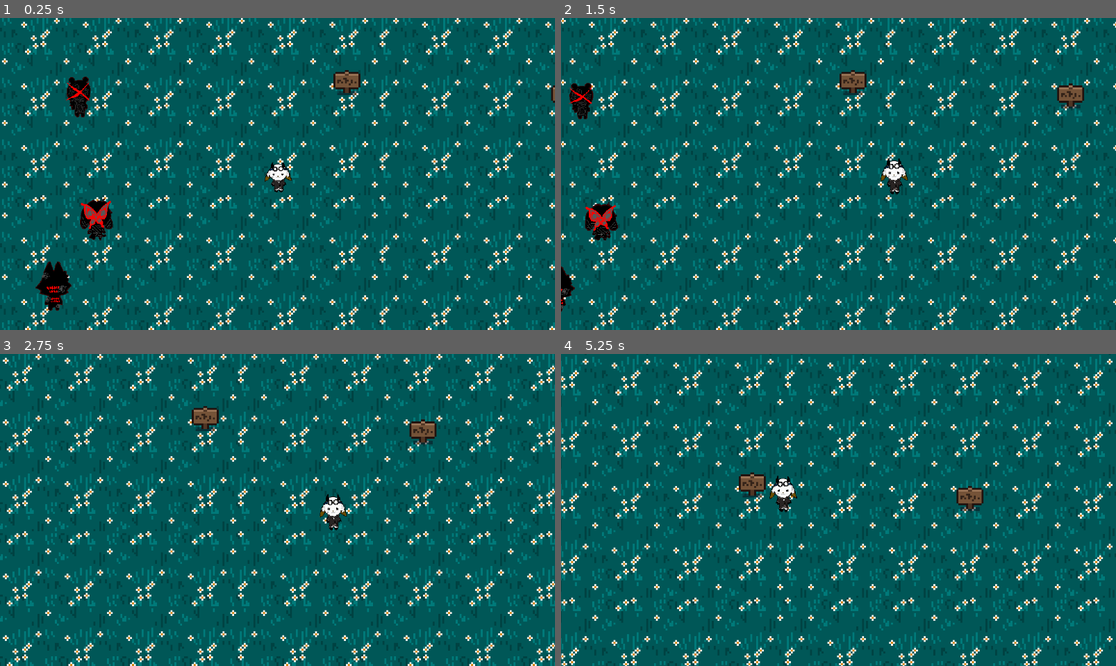
Above: before the commit, frames 1-4 (two rows, left to right).
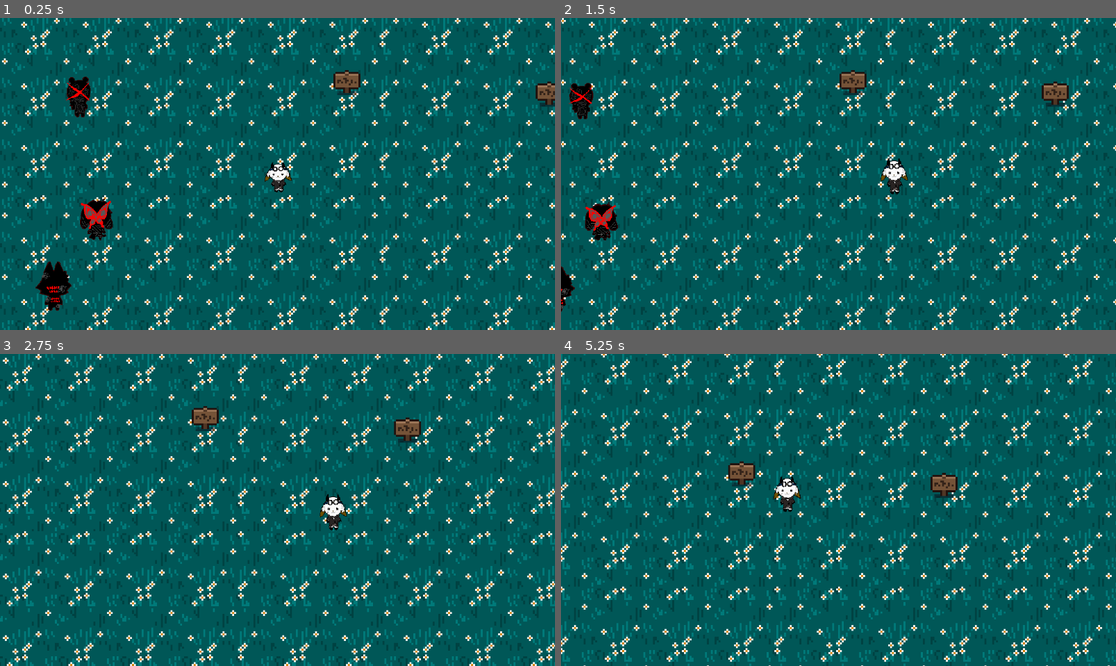
Above: after the commit, the same moments.

Repository: superkitty1549/hackathonghrepo3
Game: Godot game, scene res://scenes/game.tscn
Same seed, same stepped clock (60 frames per second), same inputs: the game is played once before the commit and once after it.
Inputs:
- Up to frame 1 (0.25 s): no input
- Up to frame 2 (1.5 s): tap Enter (ui_accept) at 0.5, 0.77 s; hold D (move_right) 0.53-1.28 s; hold E (interact) 0.53-1.28 s; hold S (move_down) from 1.28 s (still down); tap Space (attack) at 1.35 s
- Up to frame 3 (2.75 s): tap Enter (ui_accept) at 1.52 s; tap E (interact) at 1.55 s; release S (move_down) at 2.03 s; hold D (move_right) from 2.03 s (still down); hold E (interact) from 2.03 s (still down)
- Up to frame 4 (5.25 s): release D (move_right) at 2.78 s; release E (interact) at 2.78 s; hold W (move_up) 2.78-3.53 s; tap E (interact) at 2.85, 3.8, 4.35 s; tap Enter (ui_accept) at 3.02, 3.77, 4.25, 4.52 s; hold Space (attack) 3.53-4.28 s; hold A (move_left) 3.53-5.03 s; hold S (move_down) from 5.03 s (still down); hold E (interact) from 5.03 s (still down)

The runs differ from the first frame. In frame 1, 0.2% of the frame differs, in the area x 96-100%, y 20-29%; in frame 2, 0.5%; in frame 3, 0.5%; in frame 4, 25%, in the area x 0-100%, y 0-100%.

Commit message:
um e isnt doing anything

Diff:
--- a/actors/player/player.tscn
+++ b/actors/player/player.tscn
@@ -686,7 +686,6 @@
 
 [node name="Player" type="CharacterBody2D" node_paths=PackedStringArray("anim_player", "anim_tree")]
 y_sort_enabled = true
-collision_layer = 2
 script = ExtResource("1_22mku")
 anim_player = NodePath("AnimationPlayer")
 anim_tree = NodePath("AnimationTree")
--- a/objects/others/sign.gd
+++ b/objects/others/sign.gd
@@ -1,4 +1,4 @@
-extends Node2D  # ✅ Keep this as Node2D
+extends Node2D
 
 @export var messages: Array[String] = ["Hello, traveler!", "This is a sign.", "Press E to interact, and Enter to continue."]
 
@@ -11,17 +11,22 @@
 
 func _ready():
 	dialog_ui.visible = false  # Hide dialog at start
-	area.body_entered.connect(_on_body_entered)  # ✅ Ensure signal is connected
+	area.body_entered.connect(_on_body_entered)
 	area.body_exited.connect(_on_body_exited)
 
 func _process(delta):
 	if Input.is_action_just_pressed("interact"):
 		print("E Pressed!")  # Debugging
+
+	if player_near:
+		print("✅ player_near is TRUE")  # Debugging
+
 	if player_near and Input.is_action_just_pressed("interact"):
-		print("Interacting with sign!")  # Debugging
+		print("🎬 Starting dialogue!")  # Debugging
 		start_dialog()
 
 func start_dialog():
+	print("📜 Showing dialogue!")  # Debugging
 	dialog_ui.visible = true
 	message_index = 0
 	show_message()
@@ -38,16 +43,20 @@
 		show_message()
 
 func end_dialog():
+	print("❌ Closing dialogue!")  # Debugging
 	dialog_ui.visible = false
 
 func _on_body_entered(body):
-	print("Something entered:", body.name)  # Debugging
+	print("🔥 body_entered triggered!")
+	print("Something entered:", body.name)
+
 	if body.is_in_group("player"):
-		print("✅ Player entered sign area!")  # Debugging
+		print("✅ Player entered sign area! Setting player_near = true")
 		player_near = true
 
 func _on_body_exited(body):
-	print("Something exited:", body.name)  # Debugging
+	print("Something exited:", body.name)
+
 	if body.is_in_group("player"):
-		print("✅ Player left sign area!")  # Debugging
+		print("✅ Player left sign area! Setting player_near = false")
 		player_near = false
--- a/objects/others/sign.tscn
+++ b/objects/others/sign.tscn
@@ -3,7 +3,7 @@
 [ext_resource type="Texture2D" uid="uid://bxenar7xjx43v" path="res://assets/sprites/objects/objects.png" id="1_rabyf"]
 
 [sub_resource type="CircleShape2D" id="CircleShape2D_3phin"]
-radius = 5.0
+radius = 6.0
 
 [node name="Sign" type="StaticBody2D"]
 y_sort_enabled = true
--- a/scenes/level1.tscn
+++ b/scenes/level1.tscn
@@ -9,7 +9,7 @@
 [ext_resource type="PackedScene" uid="uid://fial3xweeepx" path="res://objects/others/sign.tscn" id="9_qkr35"]
 
 [sub_resource type="CircleShape2D" id="CircleShape2D_ejswk"]
-radius = 5.09902
+radius = 6.0
 
 [sub_resource type="RectangleShape2D" id="RectangleShape2D_xiugp"]
 size = Vector2(14, 12)
@@ -45,10 +45,10 @@
 position = Vector2(464, 346)
 
 [node name="sign2" type="Node2D" parent="Objects"]
+position = Vector2(-8, -2)
 script = ExtResource("4_ejswk")
 
 [node name="Sprite2D" type="Sprite2D" parent="Objects/sign2"]
-position = Vector2(0, -1)
 texture = ExtResource("5_ejswk")
 region_enabled = true
 region_rect = Rect2(0, 0, 16, 16)
@@ -57,6 +57,14 @@
 
 [node name="CollisionShape2D" type="CollisionShape2D" parent="Objects/sign2/Area2D"]
 shape = SubResource("CircleShape2D_ejswk")
+
+[node name="Sign" parent="Objects/sign2" instance=ExtResource("9_qkr35")]
+visible = false
+position = Vector2(-27, -14)
+
+[node name="ExitTimer" type="Timer" parent="Objects/sign2"]
+wait_time = 0.2
+one_shot = true
 
 [node name="DialogUI" type="CanvasLayer" parent="Objects"]
 visible = false
--- a/scenes/sign.gd
+++ b/scenes/sign.gd
@@ -1,4 +1,4 @@
-extends Node2D  # ✅ Keep this as Node2D
+extends Node2D
 
 @export var messages: Array[String] = ["Hello, traveler!", "This is a sign.", "Press E to interact, and Enter to continue."]
 
@@ -8,21 +8,29 @@
 @onready var dialog_ui = $"../DialogUI"
 @onready var dialog_text = $"../DialogUI/RichTextLabel"
 @onready var area = $Area2D  # ✅ Reference Area2D
+@onready var exit_timer = $ExitTimer  # ✅ Reference Timer (Add a Timer node in the editor)
 
 func _ready():
-	dialog_ui.visible = false  # Hide dialog at start
-	area.body_entered.connect(_on_body_entered)  # ✅ Connects body_entered to _on_body_entered
+	dialog_ui.visible = false
+	area.body_entered.connect(_on_body_entered)
 	area.body_exited.connect(_on_body_exited)
-
+	exit_timer.wait_time = 0.2  # 200ms delay to prevent instant exit
+	exit_timer.one_shot = true
+	exit_timer.timeout.connect(_on_exit_timer_timeout)
 
 func _process(delta):
 	if Input.is_action_just_pressed("interact"):
-		print("E Pressed!")  # Debugging
+		print("E Pressed!")
+
+	if player_near:
+		print("✅ player_near is TRUE")
+
 	if player_near and Input.is_action_just_pressed("interact"):
-		print("Interacting with sign!")  # Debugging
+		print("🎬 Starting dialogue!")
 		start_dialog()
 
 func start_dialog():
+	print("📜 Showing dialogue!")
 	dialog_ui.visible = true
 	message_index = 0
 	show_message()
@@ -39,16 +47,26 @@
 		show_message()
 
 func end_dialog():
+	print("❌ Closing dialogue!")
 	dialog_ui.visible = false
 
 func _on_body_entered(body):
-	print("Something entered:", body.name)  # Debugging
+	print("🔥 body_entered triggered!")
+	print("Something entered:", body.name)
+
 	if body.is_in_group("player"):
-		print("✅ Player entered sign area!")  # Debugging
+		print("✅ Player entered sign area! Setting player_near = true")
 		player_near = true
+		print("🔹 player_near is now:", player_near)
 
 func _on_body_exited(body):
-	print("Something exited:", body.name)  # Debugging
+	print("❌ body_exited triggered!")
+	print("Something exited:", body.name)
+
 	if body.is_in_group("player"):
-		print("✅ Player left sign area!")  # Debugging
-		player_near = false
+		print("🚨 Player left sign area! Starting exit timer...")
+		exit_timer.start()  # Start delay before setting player_near = false
+
+func _on_exit_timer_timeout():
+	print("❌ Timer finished! Setting player_near = false")
+	player_near = false
